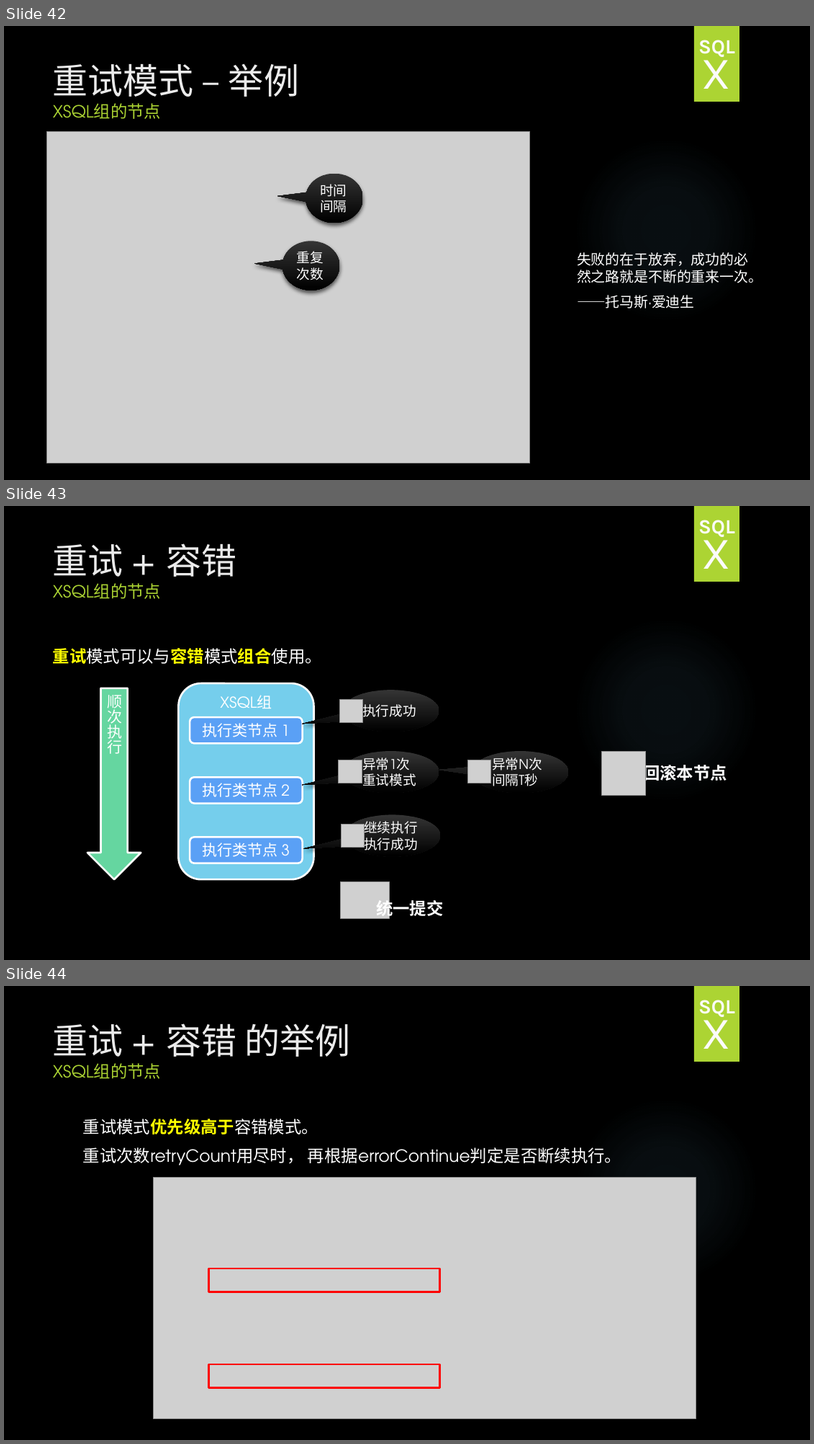
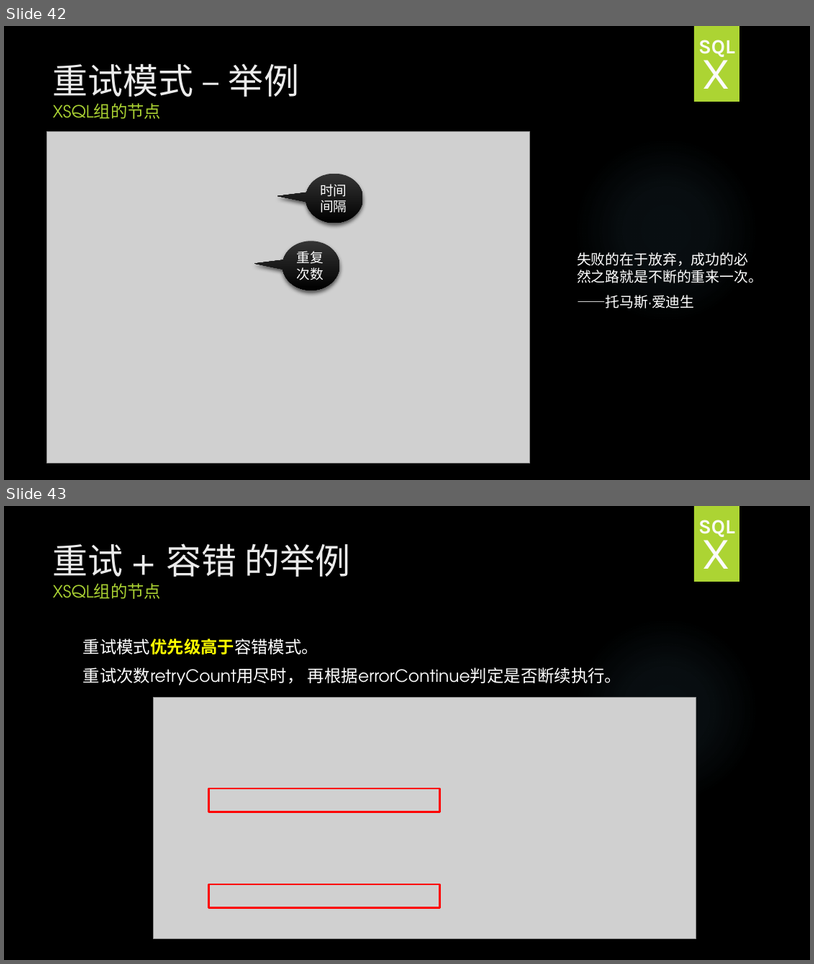
Before and after one commit to HY-ZhengWei/hy.common.XJava, a slide deck: doc/XSQLGroup技术交流.pptx. Shown one above the other, each under a label of ours: slides 42, 43 and 44 before the commit, slides 42 and 43 after it. The pictures are 814x1444 and 814x964 pixels, drawn with LibreOffice and Linux fonts; fonts in the diff are those of the drawing; grey boxes stand for pictures; background and template pictures are left out. Boxes give left, top, right and bottom in pixels: in the first picture for what was removed or moved away, otherwise in the second. Text is boxed around its words. In the diff, an @@ line names an element or a change of style, - is before the commit and + after.

Commit message:
4.0.8
1. 完善：XSQL组的技术交流

```diff
--- a/doc/XSQLGroup技术交流.pptx
+++ b/doc/XSQLGroup技术交流.pptx
@@ slide 43 removed at [4,506,810,960], background picture (left out); not listed: 2 template elements that a slide beside it also shows @@
@@ text removed at [699,520,736,537] @@
-SQL
@@ title removed at [53,543,237,599] @@
-重试 + 容错
-XSQL组的节点
@@ text removed at [702,528,731,569] @@
-X
@@ text removed at [53,648,322,664] @@
-重试模式可以与容错模式组合使用。
@@ down arrow removed at [88,688,142,879] @@
-顺次执行
@@ rounded rectangle removed at [179,683,314,879] @@
-XSQL组
@@ picture removed at [340,699,363,722] @@
@@ speech bubble removed at [343,690,440,731] @@
-执行成功
@@ rounded rectangle removed at [190,717,302,743] @@
-执行类节点 1
@@ picture removed at [339,760,362,784] @@
@@ speech bubble removed at [343,751,440,793] @@
-异常1次
-重试模式
@@ picture removed at [468,760,491,784] @@
@@ speech bubble removed at [472,751,569,793] @@
-异常N次
-间隔T秒
@@ picture removed at [602,751,646,795] @@
@@ text removed at [643,762,728,784] @@
-回滚本节点
@@ rounded rectangle removed at [190,777,302,803] @@
-执行类节点 2
@@ picture removed at [342,824,365,847] @@
@@ speech bubble removed at [344,815,441,856] @@
-继续执行
-执行成功
@@ rounded rectangle removed at [190,837,302,863] @@
-执行类节点 3
@@ picture removed at [341,881,390,918] @@
@@ text removed at [376,898,443,919] @@
-统一提交
@@ what was slide 44 is now slide 43 @@
```
Also in this commit, not shown: 5 slides changed, 17 slides added.
